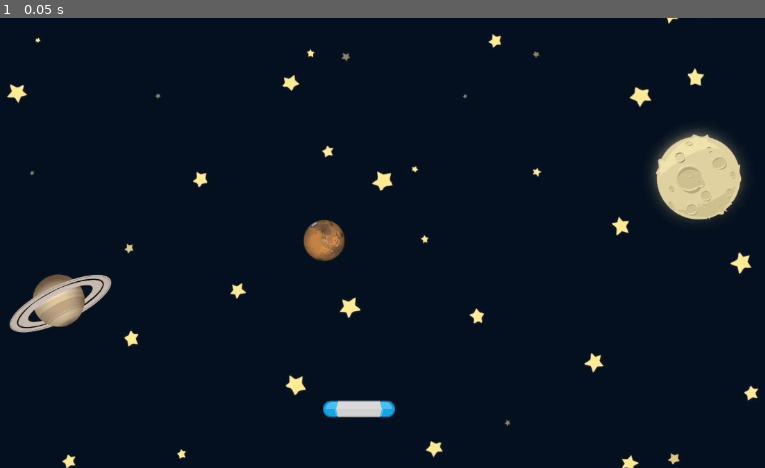
Above: before the commit, frame 1.
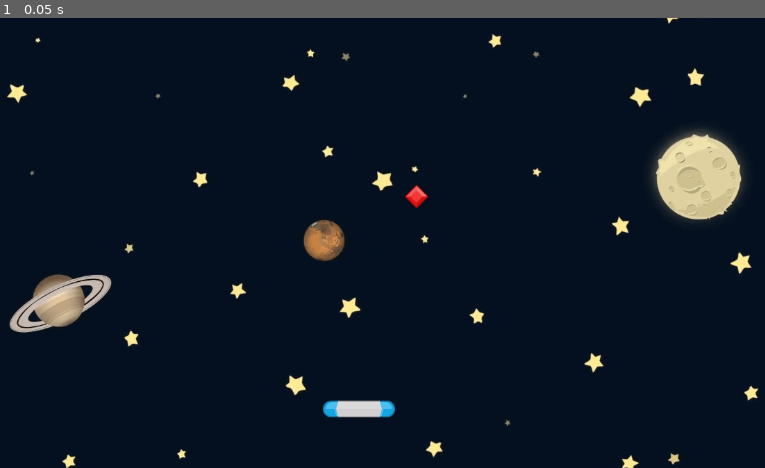
Above: after the commit, the same moment.

Repository: pmatos2000/godot_study
Game: Godot game, scene res://scenes/game.tscn
The game is run twice, just before and just after one commit, with the same random seed, the same clock (stepped at 60 frames per second) and the same inputs.
Inputs:
- Up to frame 1 (0.05 s): no input

The runs differ from the first frame. In frame 1, less than 0.1% of the frame differs, in the area x 52-57%, y 37-43%.

Commit message:
Gem Scene

Diff:
--- a/gem-gatcher/scenes/game.tscn
+++ b/gem-gatcher/scenes/game.tscn
@@ -1,7 +1,8 @@
-[gd_scene load_steps=3 format=3 uid="uid://baqelwm2d1l04"]
+[gd_scene load_steps=4 format=3 uid="uid://baqelwm2d1l04"]
 
 [ext_resource type="Texture2D" uid="uid://b1ngm38ybs60l" path="res://assets/GameBg.png" id="1_oasvu"]
 [ext_resource type="PackedScene" uid="uid://c216d7c2axy2i" path="res://scenes/paddle.tscn" id="2_1alid"]
+[ext_resource type="PackedScene" uid="uid://d4db3nr3kng3o" path="res://scenes/gem.tscn" id="3_cs03i"]
 
 [node name="Game" type="Node2D"]
 
@@ -12,3 +13,7 @@
 
 [node name="Paddle" parent="." instance=ExtResource("2_1alid")]
 position = Vector2(563, 563)
+
+[node name="Gem" parent="." instance=ExtResource("3_cs03i")]
+position = Vector2(646, 257)
+scale = Vector2(0.7, 0.7)
--- /dev/null
+++ b/gem-gatcher/scenes/gem.tscn
@@ -0,0 +1,15 @@
+[gd_scene load_steps=3 format=3 uid="uid://d4db3nr3kng3o"]
+
+[ext_resource type="Texture2D" uid="uid://bwaeuy6ime8di" path="res://assets/element_red_diamond.png" id="1_np5rl"]
+
+[sub_resource type="RectangleShape2D" id="RectangleShape2D_6bqna"]
+size = Vector2(36, 36)
+
+[node name="Gem" type="Area2D"]
+
+[node name="Sprite2D" type="Sprite2D" parent="."]
+texture = ExtResource("1_np5rl")
+
+[node name="CollisionShape2D" type="CollisionShape2D" parent="."]
+rotation = 0.785398
+shape = SubResource("RectangleShape2D_6bqna")
